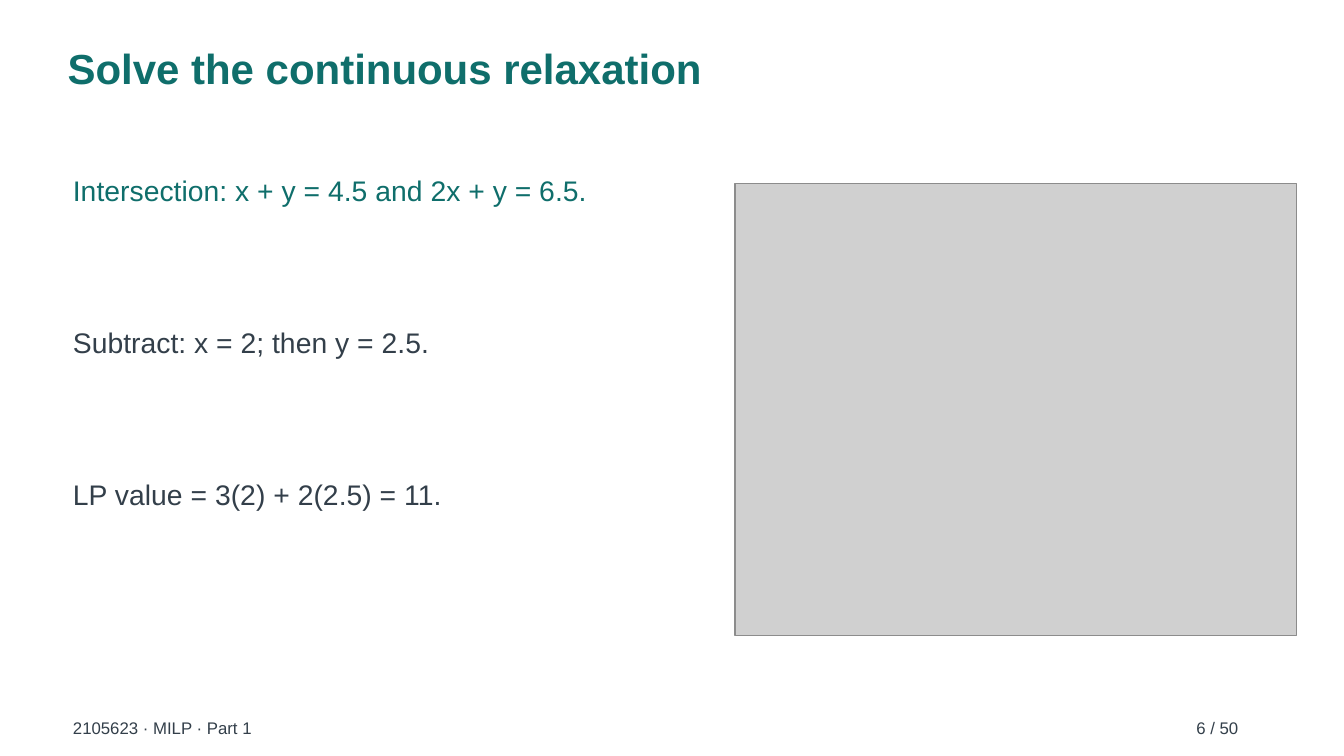
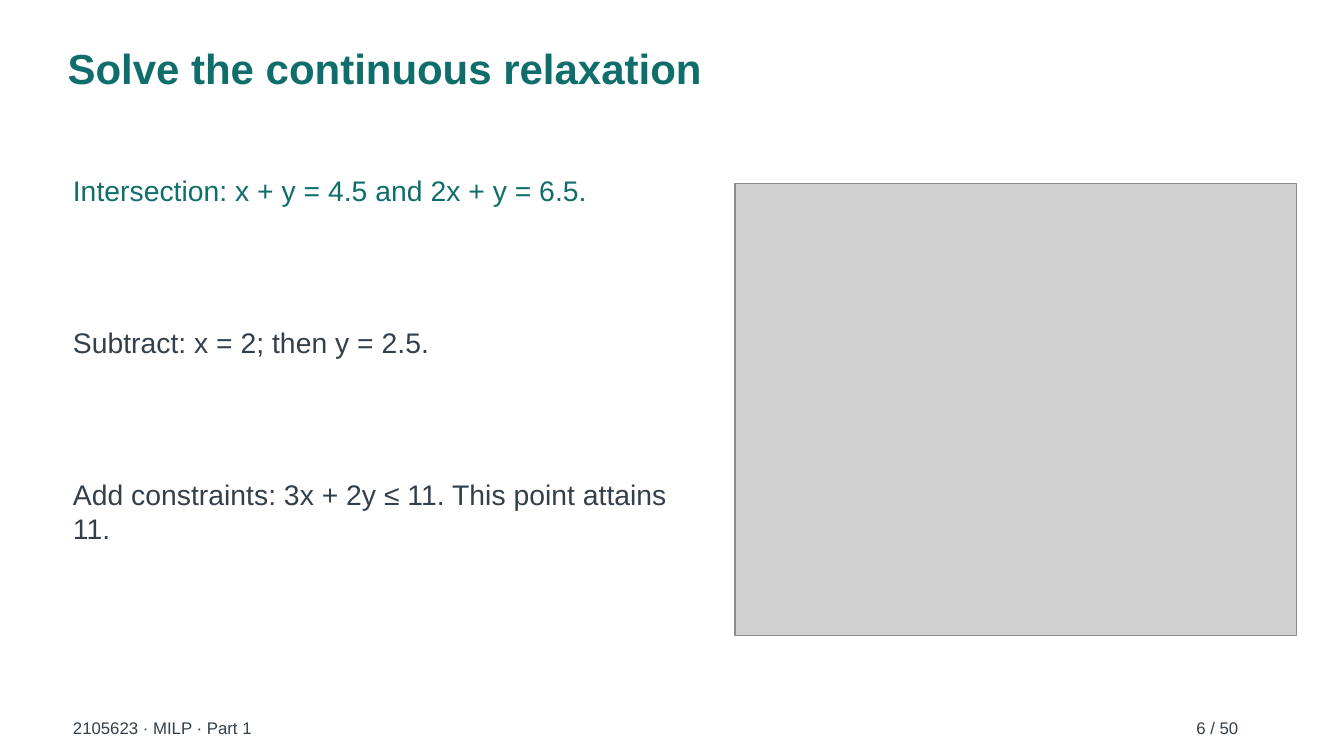
Before and after one commit to soorathep/Test, a slide deck: slide 6 of teaching/2105623/milp/MILP-narrated.pptx. Drawn at 1344x756 pixels with LibreOffice and Linux fonts; fonts in the diff are those of the drawing; grey boxes stand for pictures; background and template pictures are left out. Boxes give left, top, right and bottom in pixels: in the first picture for what was removed or moved away, otherwise in the second. Text is boxed around its words. In the diff, an @@ line names an element or a change of style, - is before the commit and + after.

```diff
--- a/teaching/2105623/milp/MILP-narrated.pptx
+++ b/teaching/2105623/milp/MILP-narrated.pptx
@@ text at box(73, 484, 666, 539): text changed @@
-LP value = 3(2) + 2(2.5) = 11.
+Add constraints: 3x + 2y ≤ 11. This point attains 11.
```
Also in this commit, not shown: 4 other slides changed, 39 other files.
